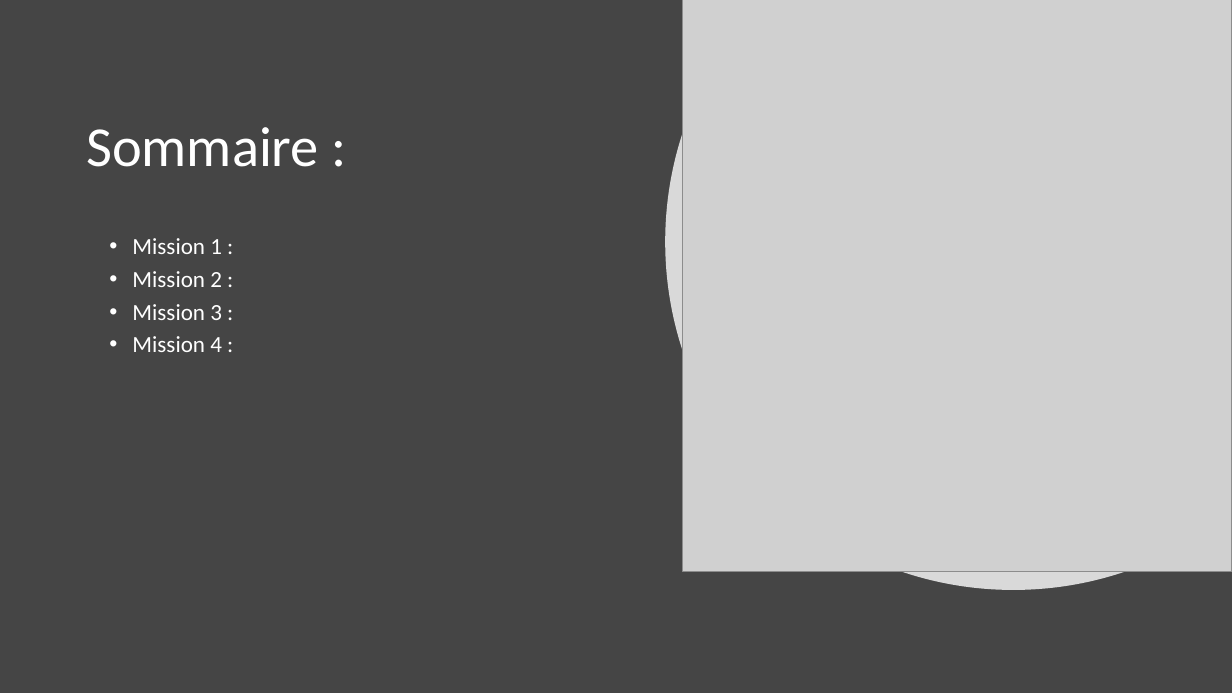
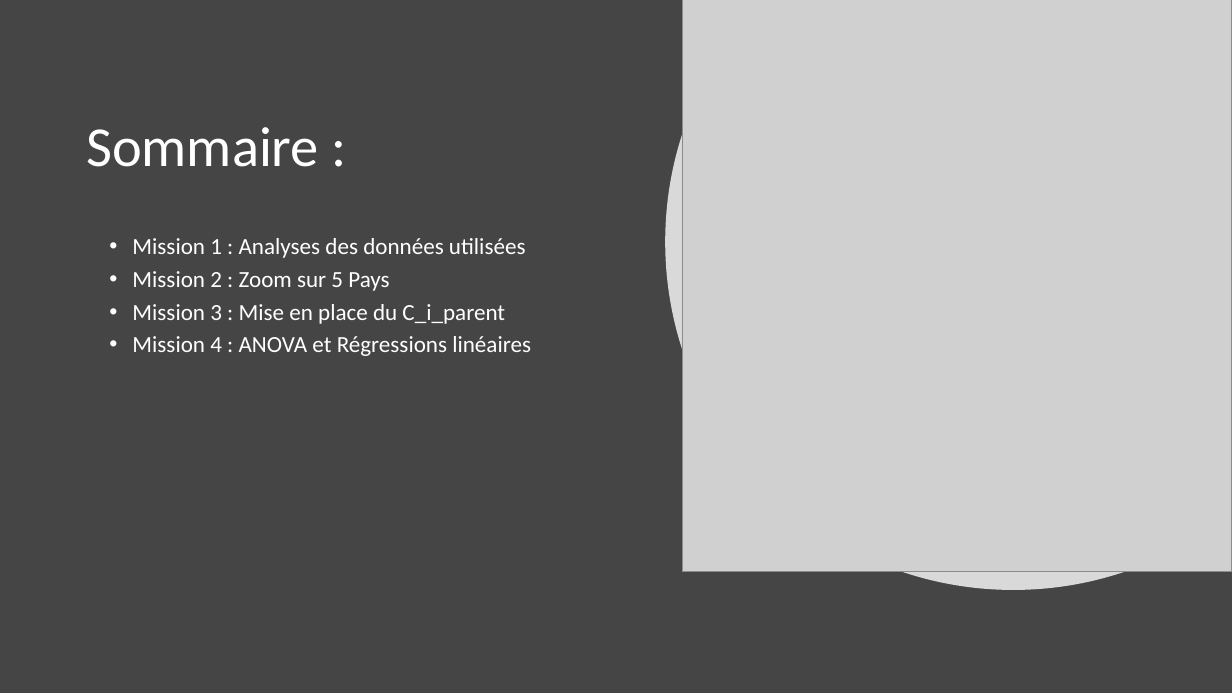
Before and after one commit to Julien-paulet/Projet_7_, a slide deck: slide 2 of Présentation.pptx. Drawn at 1232x693 pixels with LibreOffice and Linux fonts; fonts in the diff are those of the drawing; grey boxes stand for pictures. Boxes give left, top, right and bottom in pixels: in the first picture for what was removed or moved away, otherwise in the second. Text is boxed around its words. In the diff, an @@ line names an element or a change of style, - is before the commit and + after.

```diff
--- a/Présentation.pptx
+++ b/Présentation.pptx
@@ text at (132, 238, 531, 356): text changed @@
-• Mission 1 :
-• Mission 2 :
-• Mission 3 :
-• Mission 4 :
+• Mission 1 : Analyses des données utilisées
+• Mission 2 : Zoom sur 5 Pays
+• Mission 3 : Mise en place du C_i_parent
+• Mission 4 : ANOVA et Régressions linéaires
```
Also in this commit, not shown: 11 other slides changed, 3 other files.
